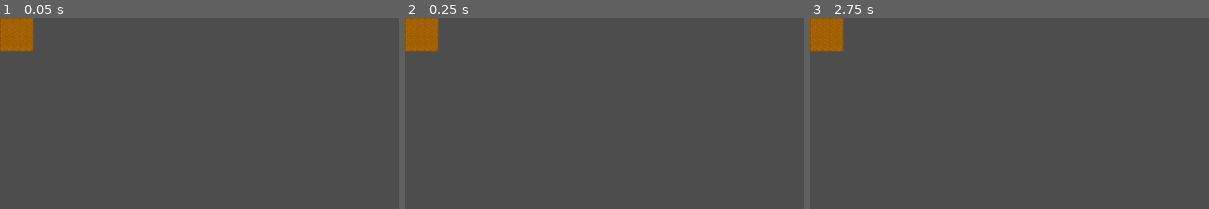
Above: before the commit, frames 1-3 (left to right).
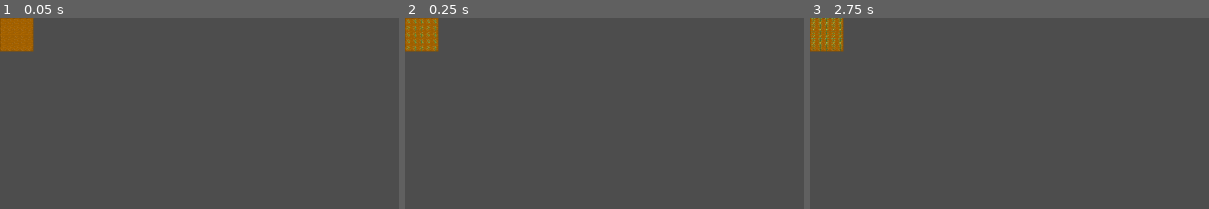
Above: after the commit, the same moments.

Repository: Sosenteam/farmy-farm
Game: Godot game, scene res://tile_managing/tile_manager.tscn
The game is run twice, just before and just after one commit, with the same random seed, the same clock (stepped at 60 frames per second) and the same inputs. The project has no main scene, so this scene is started directly.
Inputs (mouse positions are % of the whole screen's width and height, from its top left):
- Up to frame 1 (0.05 s): no input
- Up to frame 2 (0.25 s): no input
- Up to frame 3 (2.75 s): tap Enter at 0.5, 2 s; move the mouse to (72, 45) at 0.52 s; click (72, 45) at 0.67 s; tap Space at 1.25 s; move the mouse to (30, 55) at 1.27 s; click (30, 55) at 1.42 s; move the mouse to (60, 28) at 2.02 s; click (60, 28) at 2.17 s
The pictures show only the part of the screen within x 0-50%, y 0-50%; the shares and areas given below are measured in that part.

Frame 1 is identical in both runs. In frame 2, 0.2% of the frame differs, in the area x 0-9%, y 0-18%; in frame 3, 0.4%.

Commit message:
Wheat spritesheet and bag (missing main icon), added to tile_occupant.tres

Diff:
--- a/tilemaps/tile_occupant.tres
+++ b/tilemaps/tile_occupant.tres
@@ -1,7 +1,23 @@
-[gd_resource type="TileSet" format=3 uid="uid://qjjupentu0ds"]
+[gd_resource type="TileSet" format=3 uid="uid://c5lvj7sg6yo7x"]
 
 [ext_resource type="Texture2D" uid="uid://4wrn3rccs4if" path="res://assets/plants/carrot.png" id="1_2r3ew"]
+[ext_resource type="Texture2D" uid="uid://s5b8s7kn7ku2" path="res://assets/plants/wheat.png" id="1_mphft"]
 [ext_resource type="Texture2D" uid="uid://dpqvw0yrqdxh" path="res://assets/plants/corn/stalk_spritesheet.png" id="2_mphft"]
+
+[sub_resource type="TileSetAtlasSource" id="TileSetAtlasSource_5riq7"]
+texture = ExtResource("1_mphft")
+texture_region_size = Vector2i(16, 32)
+0:0/next_alternative_id = 2
+0:0/0 = 0
+0:0/0/texture_origin = Vector2i(0, 8)
+1:0/0 = 0
+1:0/0/texture_origin = Vector2i(0, 8)
+2:0/0 = 0
+2:0/0/texture_origin = Vector2i(0, 8)
+3:0/0 = 0
+3:0/0/texture_origin = Vector2i(0, 8)
+4:0/0 = 0
+4:0/0/texture_origin = Vector2i(0, 8)
 
 [sub_resource type="TileSetAtlasSource" id="TileSetAtlasSource_v826q"]
 texture = ExtResource("1_2r3ew")
@@ -30,3 +46,4 @@
 [resource]
 sources/1 = SubResource("TileSetAtlasSource_v826q")
 sources/2 = SubResource("TileSetAtlasSource_jvcuk")
+sources/0 = SubResource("TileSetAtlasSource_5riq7")
Binary file changed: Assets/items/carrot_bag.png
Binary file changed: Assets/items/corn_bag.png
Binary file added: Assets/items/wheat_bag.png
Not shown, added: Assets/items/wheat_bag.png.import
Binary file changed: Assets/plants/corn/stalk_spritesheet.png
Binary file added: Assets/plants/wheat.png
Not shown, added: Assets/plants/wheat.png.import
Not shown: 1 places in tile_managing/tile_manager.tscn that only renumber resources
Not shown, changed: Assets/.DS_Store
